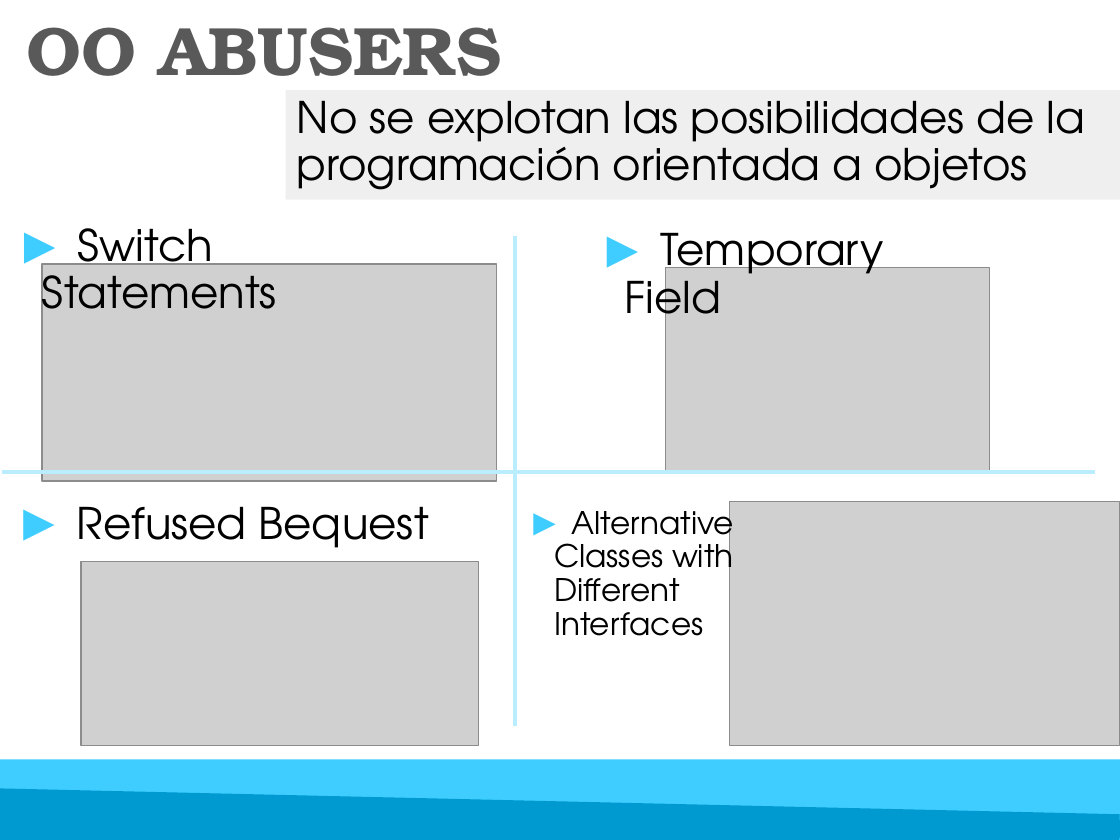
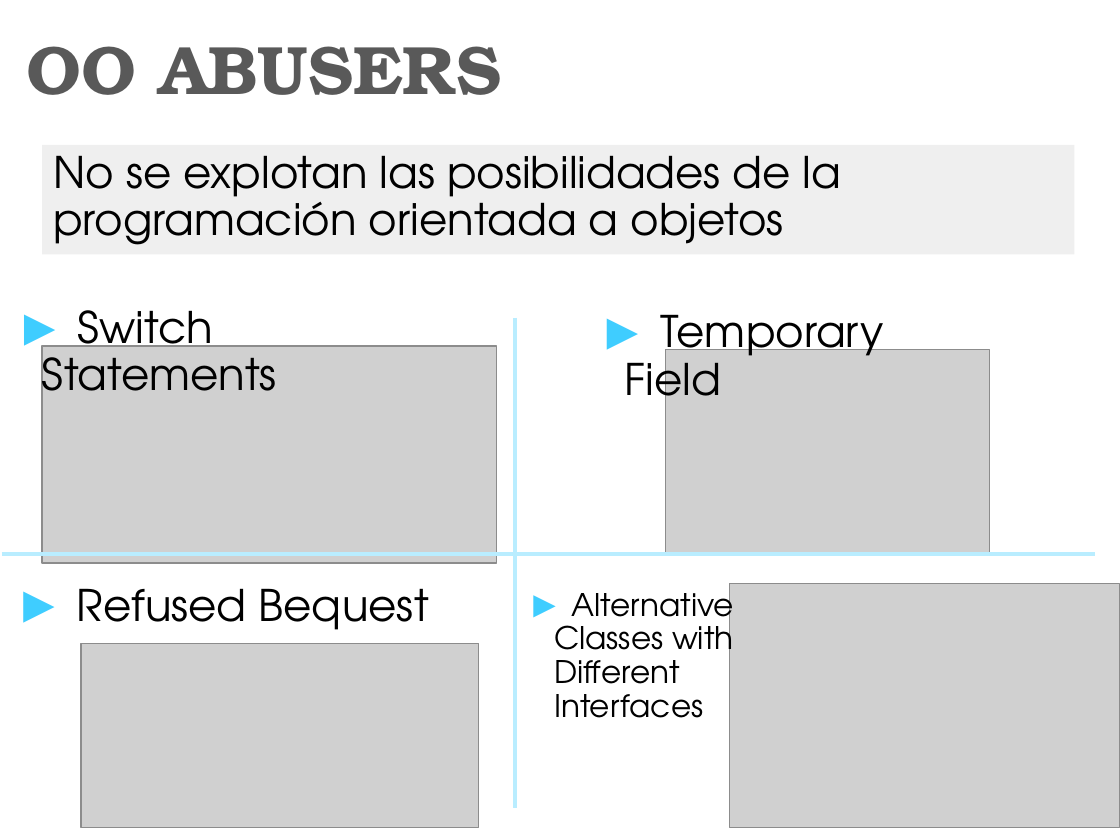
Before and after one commit to luisgepeto/RefactoringCourse, a slide deck: slide 15 of Presentacion/Refactoring.pptx (slide 14 before the commit). Drawn at 1120x840 pixels with LibreOffice and Linux fonts; fonts in the diff are those of the drawing; grey boxes stand for pictures. Boxes give left, top, right and bottom in pixels: in the first picture for what was removed or moved away, otherwise in the second. Text is boxed around its words. In the diff, an @@ line names an element or a change of style, - is before the commit and + after.

```diff
--- a/Presentacion/Refactoring.pptx
+++ b/Presentacion/Refactoring.pptx
@@ title "OO ABUSERS": place and size @@
-title "OO ABUSERS" at [26,27,501,76]
+title "OO ABUSERS" at [26,46,501,95]
@@ text "No se explotan las posibilidades ...": place and size @@
-text "No se explotan las posibilidades ..." at [286,90,1120,199]
+text "No se explotan las posibilidades ..." at [43,144,1075,254]
@@ 4 pictures, 4 texts, 2 lines: place and size @@
-4 pictures, 4 texts, 2 lines at [2,228,1120,746]
+4 pictures, 4 texts, 2 lines at [2,310,1120,828]
@@ rectangle removed at [0,759,1120,840] @@
@@ freeform shape removed at [0,788,1120,840] @@
```
Also in this commit, not shown: 8 other slides changed, 26 slides added, 4 other files.
